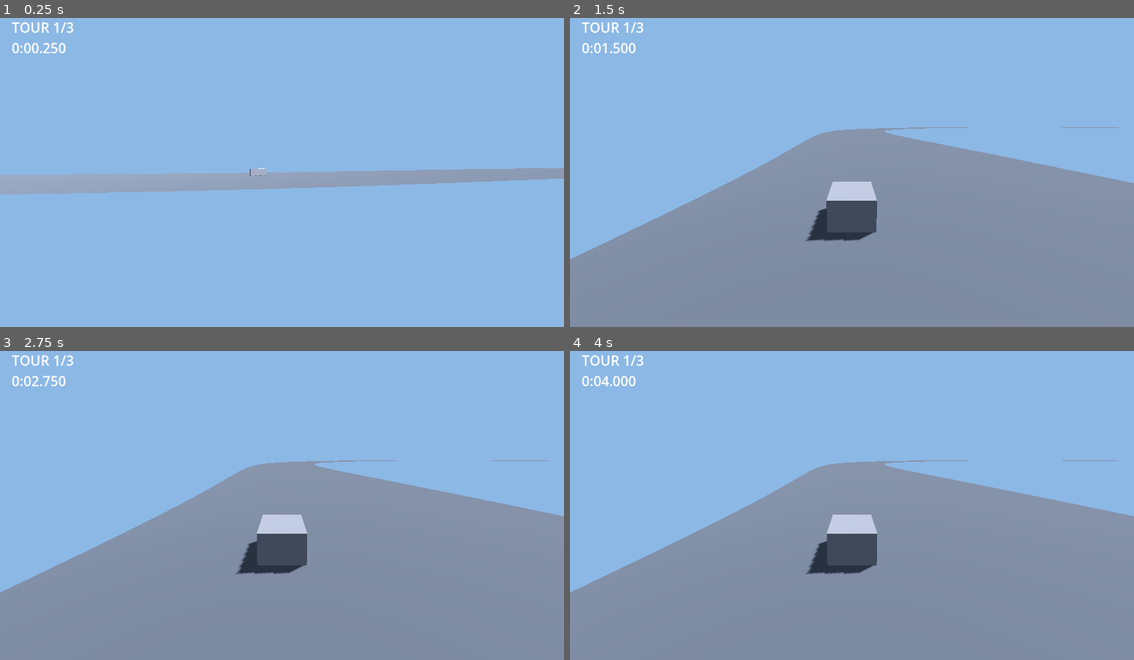
Above: before the commit, frames 1-4 (two rows, left to right).
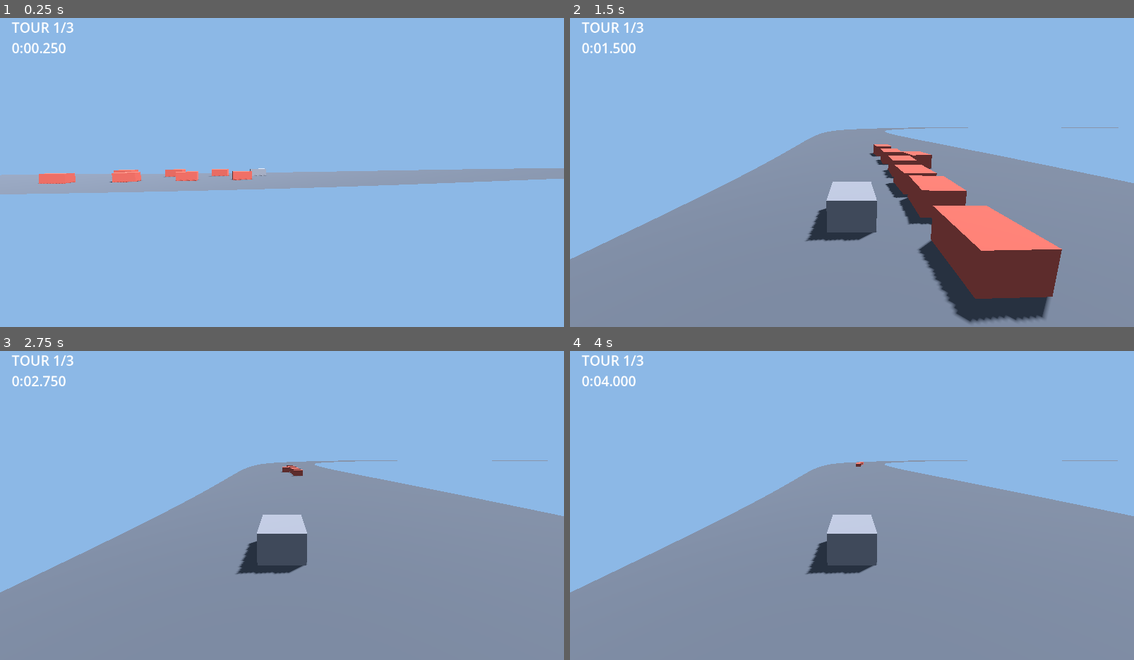
Above: after the commit, the same moments.

Repository: Ajustor/superKart
Game: Godot game, scene res://scenes/race.tscn
Same seed, same stepped clock (60 frames per second), same inputs: the game is played once before the commit and once after it.
Inputs (mouse positions are in pixels of both pictures, inside the frame that each line leads up to):
- Up to frame 1 (0.25 s): no input
- Up to frame 2 (1.5 s): tap Enter at 0.5 s; move the mouse to (976, 153) at 0.52 s; hold Right (steer_right) 0.53-1.25 s; hold Space (drift) 0.53-1.25 s; click (976, 153) at 0.67 s; drag from (739, 184) to (823, 231) at 1.27 s
- Up to frame 3 (2.75 s): move the mouse to (338, 431) at 2.02 s; hold Right (steer_right) from 2.03 s (still down); tap Ctrl (use_item) at 2.1 s
- Up to frame 4 (4 s): release Right (steer_right) at 2.75 s; drag from (823, 564) to (682, 452) at 2.77 s; move the mouse to (1021, 548) at 3.52 s; hold Left (steer_left) from 3.53 s (still down); tap Alt at 3.6 s

The runs differ from the first frame. In frame 1, 0.8% of the frame differs, in the area x 6-45%, y 48-54%; in frame 2, 9.3%, in the area x 53-88%, y 40-99%; in frame 3, less than 0.1%; in frame 4, less than 0.1%.

Commit message:
feat: sept adversaires sur la grille
ai_kart.tscn duplique les sous-ressources de kart.tscn : un .tscn ne peut pas
en partager avec un autre fichier, et une scene heritee ne sait pas supprimer
le noeud PlayerInput dont elle herite. Dette assumee, a collapser au jalon 7
qui refera de toute facon l apparence du kart. Carrosserie rouge pour les
distinguer du gris du joueur.

Le joueur reste en tete de kart_paths : c est l indice 0 que le HUD suit.
load_steps recompte a la main, Godot headless ne signale pas un compte faux.

Co-Authored-By: Claude Opus 5 (1M context) <noreply@anthropic.com>

Diff:
--- /dev/null
+++ b/scenes/kart/ai_kart.tscn
@@ -0,0 +1,60 @@
+[gd_scene load_steps=10 format=3]
+
+[ext_resource type="Script" path="res://scripts/kart/kart.gd" id="1_kart"]
+[ext_resource type="Script" path="res://scripts/kart/ai_input.gd" id="2_input"]
+[ext_resource type="Resource" path="res://resources/karts/default_kart.tres" id="3_stats"]
+[ext_resource type="Script" path="res://scripts/kart/kart_visuals.gd" id="4_visuals"]
+
+[sub_resource type="BoxShape3D" id="Shape_body"]
+size = Vector3(1.2, 0.8, 1.8)
+
+[sub_resource type="BoxMesh" id="Mesh_body"]
+size = Vector3(1.2, 0.8, 1.8)
+
+[sub_resource type="StandardMaterial3D" id="Mat_body"]
+albedo_color = Color(0.78, 0.35, 0.3, 1)
+
+[sub_resource type="ParticleProcessMaterial" id="Proc_sparks"]
+emission_shape = 1
+emission_sphere_radius = 0.25
+direction = Vector3(0, 1, 0)
+spread = 45.0
+initial_velocity_min = 1.5
+initial_velocity_max = 3.0
+gravity = Vector3(0, -2, 0)
+scale_min = 0.05
+scale_max = 0.12
+
+[sub_resource type="QuadMesh" id="Mesh_spark"]
+size = Vector2(0.1, 0.1)
+
+[node name="AIKart" type="CharacterBody3D"]
+script = ExtResource("1_kart")
+stats = ExtResource("3_stats")
+input_path = NodePath("AIInput")
+
+[node name="CollisionShape3D" type="CollisionShape3D" parent="."]
+transform = Transform3D(1, 0, 0, 0, 1, 0, 0, 0, 1, 0, 0.4, 0)
+shape = SubResource("Shape_body")
+
+[node name="Body" type="MeshInstance3D" parent="."]
+transform = Transform3D(1, 0, 0, 0, 1, 0, 0, 0, 1, 0, 0.4, 0)
+mesh = SubResource("Mesh_body")
+surface_material_override/0 = SubResource("Mat_body")
+
+[node name="Sparks" type="GPUParticles3D" parent="Body"]
+transform = Transform3D(1, 0, 0, 0, 1, 0, 0, 0, 1, 0, -0.2, 0.9)
+emitting = false
+amount = 24
+lifetime = 0.35
+process_material = SubResource("Proc_sparks")
+draw_pass_1 = SubResource("Mesh_spark")
+
+[node name="AIInput" type="Node" parent="."]
+script = ExtResource("2_input")
+
+[node name="Visuals" type="Node3D" parent="."]
+script = ExtResource("4_visuals")
+kart_path = NodePath("..")
+body_path = NodePath("../Body")
+sparks_path = NodePath("../Body/Sparks")
--- a/scenes/race.tscn
+++ b/scenes/race.tscn
@@ -1,7 +1,8 @@
-[gd_scene load_steps=7 format=3]
+[gd_scene load_steps=8 format=3]
 
 [ext_resource type="PackedScene" path="res://scenes/tracks/track_01.tscn" id="1_track"]
 [ext_resource type="PackedScene" path="res://scenes/kart/kart.tscn" id="2_kart"]
+[ext_resource type="PackedScene" path="res://scenes/kart/ai_kart.tscn" id="6_ai"]
 [ext_resource type="Script" path="res://scripts/camera/chase_camera.gd" id="3_camera"]
 [ext_resource type="Script" path="res://scripts/race/race_session.gd" id="4_session"]
 [ext_resource type="Script" path="res://scripts/ui/race_hud.gd" id="5_hud"]
@@ -26,6 +27,20 @@
 
 [node name="Kart" parent="." instance=ExtResource("2_kart")]
 
+[node name="AIKart1" parent="." instance=ExtResource("6_ai")]
+
+[node name="AIKart2" parent="." instance=ExtResource("6_ai")]
+
+[node name="AIKart3" parent="." instance=ExtResource("6_ai")]
+
+[node name="AIKart4" parent="." instance=ExtResource("6_ai")]
+
+[node name="AIKart5" parent="." instance=ExtResource("6_ai")]
+
+[node name="AIKart6" parent="." instance=ExtResource("6_ai")]
+
+[node name="AIKart7" parent="." instance=ExtResource("6_ai")]
+
 [node name="ChaseCamera" type="Camera3D" parent="."]
 script = ExtResource("3_camera")
 target_path = NodePath("../Kart")
@@ -33,7 +48,7 @@
 [node name="Session" type="Node" parent="."]
 script = ExtResource("4_session")
 track_path = NodePath("../Track")
-kart_paths = [NodePath("../Kart")]
+kart_paths = [NodePath("../Kart"), NodePath("../AIKart1"), NodePath("../AIKart2"), NodePath("../AIKart3"), NodePath("../AIKart4"), NodePath("../AIKart5"), NodePath("../AIKart6"), NodePath("../AIKart7")]
 
 [node name="HUD" type="CanvasLayer" parent="."]
 
